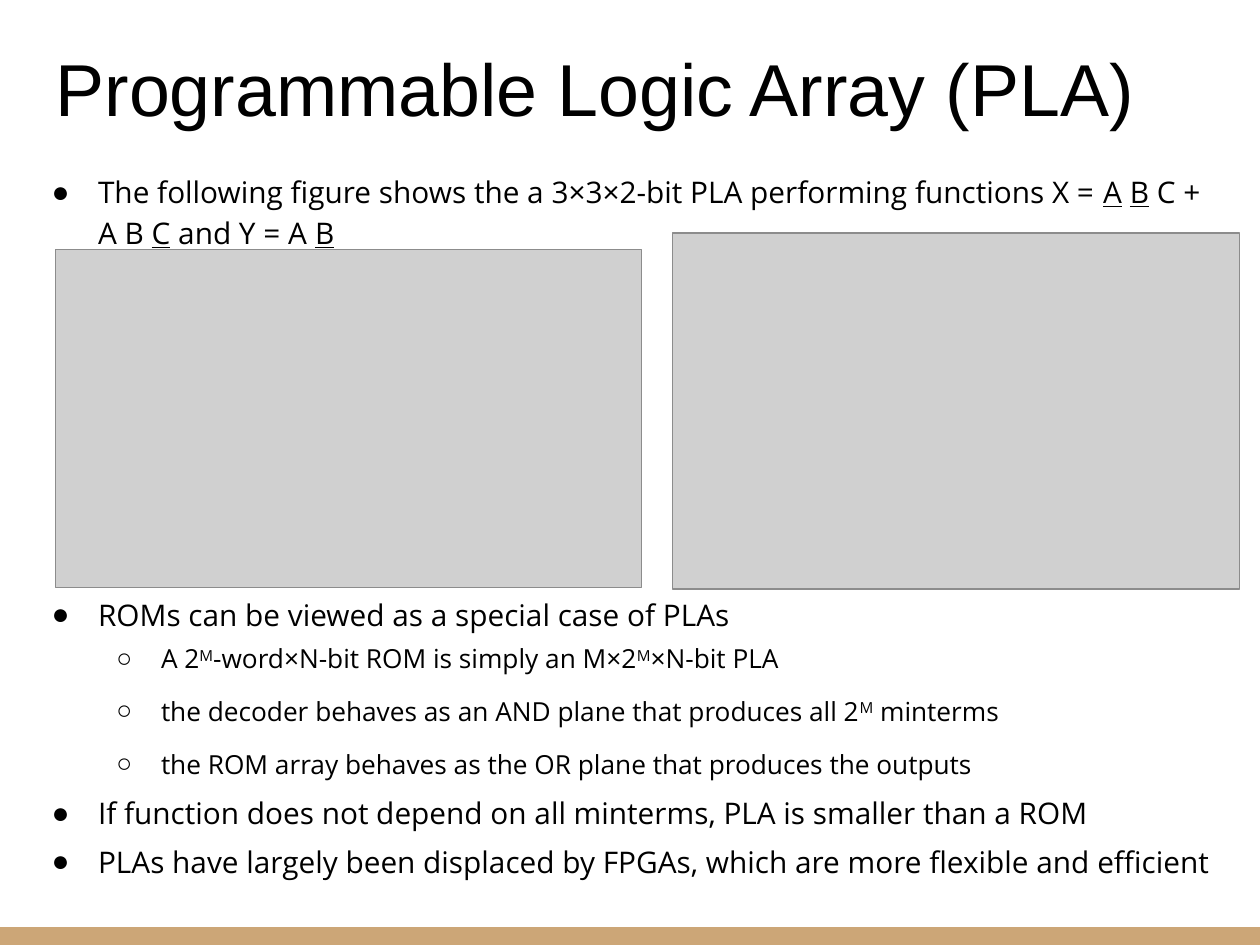
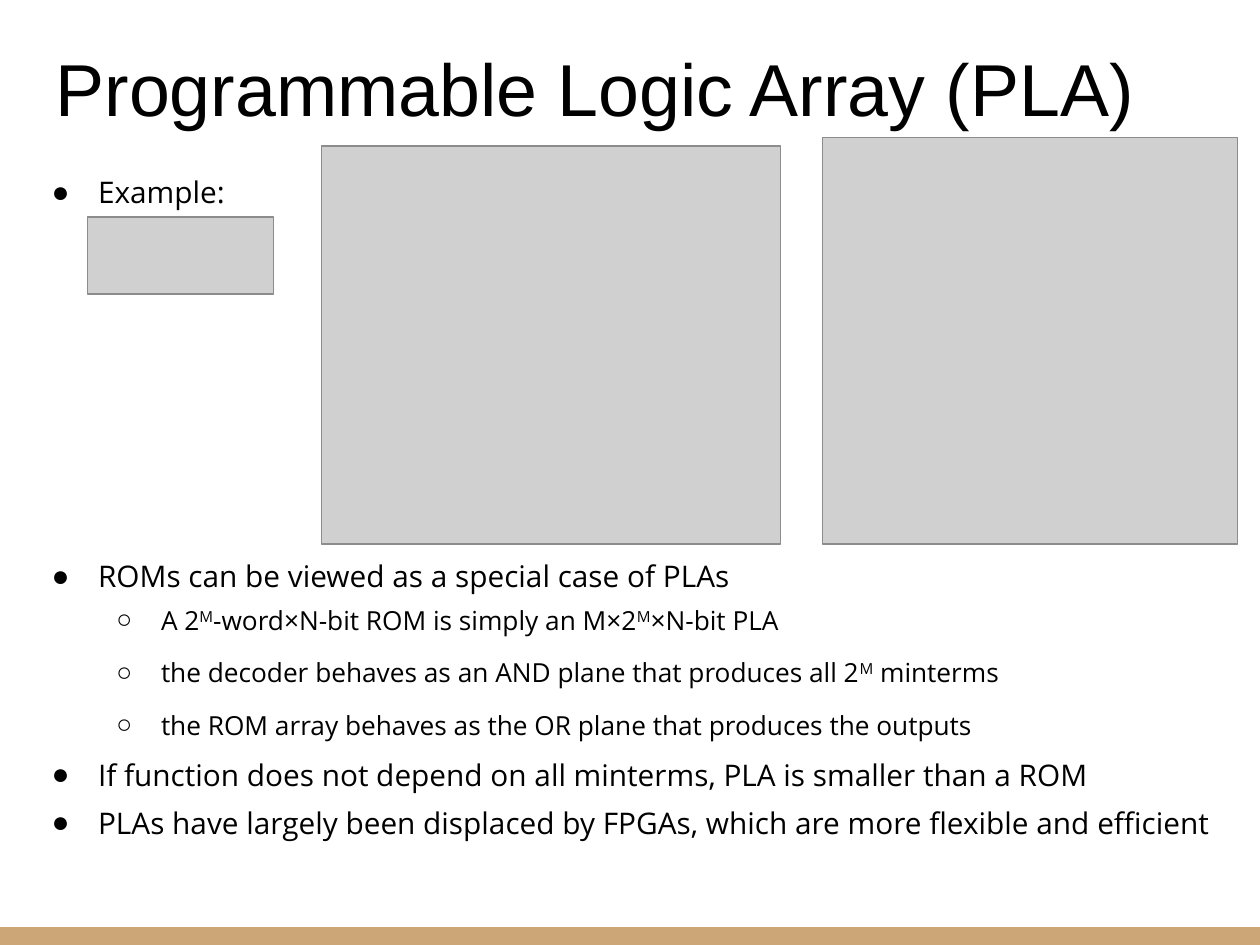
Before and after one commit to riccardoberta/esd, a slide deck: slide 23 of 10 - Sequential Building Blocks/10 - Sequential Building Blocks.pptx. Drawn at 1260x945 pixels with LibreOffice and Linux fonts; fonts in the diff are those of the drawing; grey boxes stand for pictures. Boxes give left, top, right and bottom in pixels: in the first picture for what was removed or moved away, otherwise in the second. Text is boxed around its words. In the diff, an @@ line names an element or a change of style, - is before the commit and + after.

```diff
--- a/10 - Sequential Building Blocks/10 - Sequential Building Blocks.pptx
+++ b/10 - Sequential Building Blocks/10 - Sequential Building Blocks.pptx
@@ picture added at [321, 146, 780, 544] @@
@@ picture: place and size @@
-picture at [673, 233, 1240, 590]
+picture at [823, 137, 1239, 544]
@@ text at [98, 180, 225, 210]: text changed @@
-● The following figure shows the a 3×3×2-bit PLA performing functions X = A B C + A B C and Y = A B
+● Example:
@@ picture added at [88, 217, 273, 294] @@
@@ picture removed at [55, 249, 643, 587] @@
```
Also in this commit, not shown: 19 other slides changed, 1 slide added, 2 slides removed, 20 other files.
